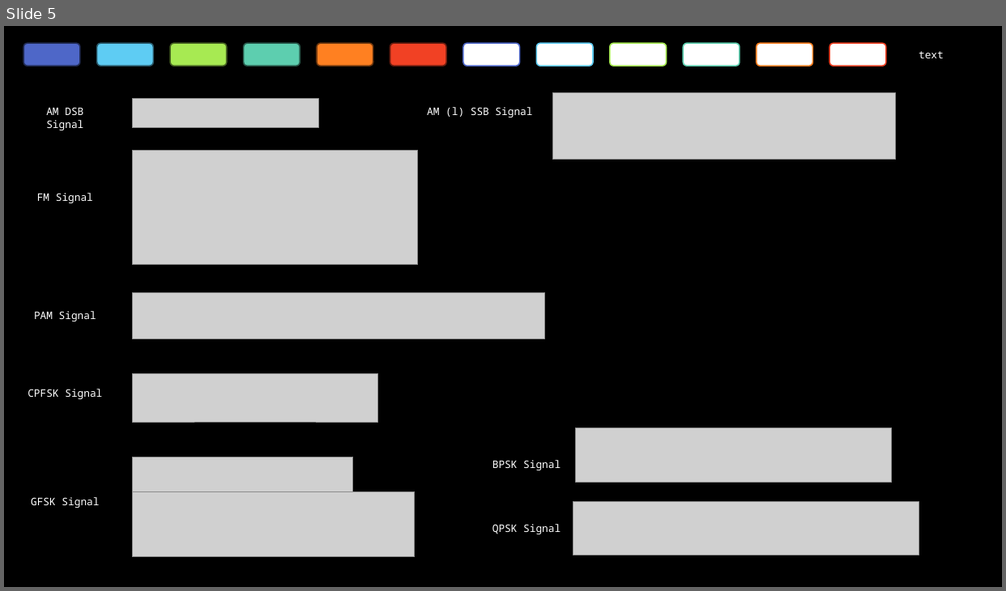
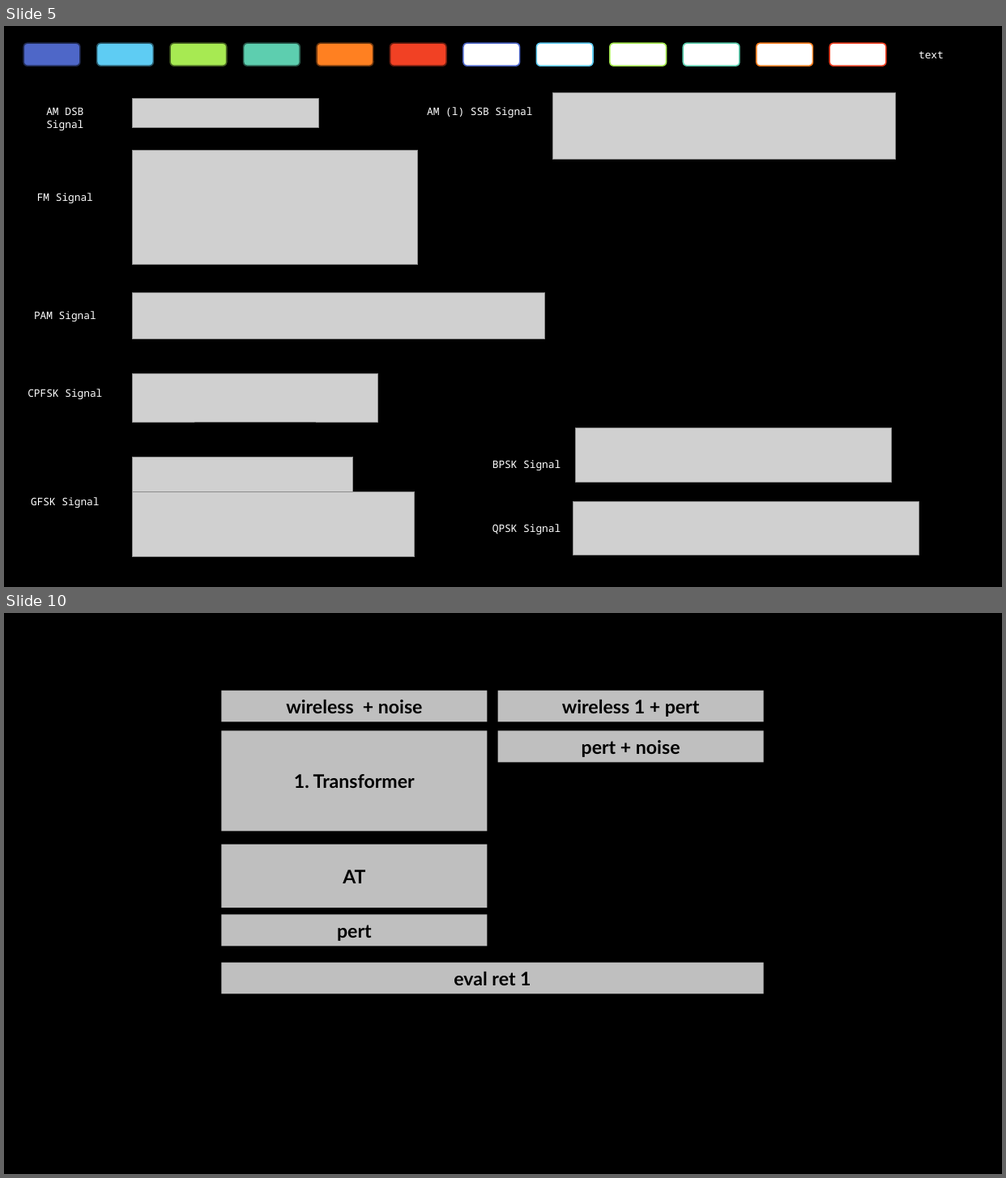
Before and after one commit to chun-chih-lin/wireless_transformer, a slide deck: NOTES.pptx. Shown one above the other, each under a label of ours: slide 5 before the commit, slides 5 and 10 after it; the slides between them are not shown. The pictures are 1006x591 and 1006x1178 pixels, drawn with LibreOffice and Linux fonts; fonts in the diff are those of the drawing; grey boxes stand for pictures; background and template pictures are left out. Boxes give left, top, right and bottom in pixels: in the first picture for what was removed or moved away, otherwise in the second. Text is boxed around its words. In the diff, an @@ line names an element or a change of style, - is before the commit and + after.

```diff
--- a/NOTES.pptx
+++ b/NOTES.pptx
@@ slide 10 added at <box>4,613,1002,1174</box>, background picture (left out) @@
@@ rectangle added at <box>221,691,487,722</box>, fill #BFBFBF, 18 pt, text #000000, bold @@
+wireless + noise
@@ rectangle added at <box>498,691,764,722</box>, fill #BFBFBF, 18 pt, text #000000, bold @@
+wireless 1 + pert
@@ rectangle added at <box>221,730,487,831</box>, fill #BFBFBF, 18 pt, text #000000, bold @@
+1. Transformer
@@ rectangle added at <box>498,730,764,762</box>, fill #BFBFBF, 18 pt, text #000000, bold @@
+pert + noise
@@ rectangle added at <box>221,845,487,908</box>, fill #BFBFBF, 18 pt, text #000000, bold @@
+AT
@@ rectangle added at <box>221,914,487,946</box>, fill #BFBFBF, 18 pt, text #000000, bold @@
+pert
@@ rectangle added at <box>221,963,763,994</box>, fill #BFBFBF, 18 pt, text #000000, bold @@
+eval ret 1
```
Also in this commit, not shown: 5 other slides added, 2 slides removed, 1 other file.
